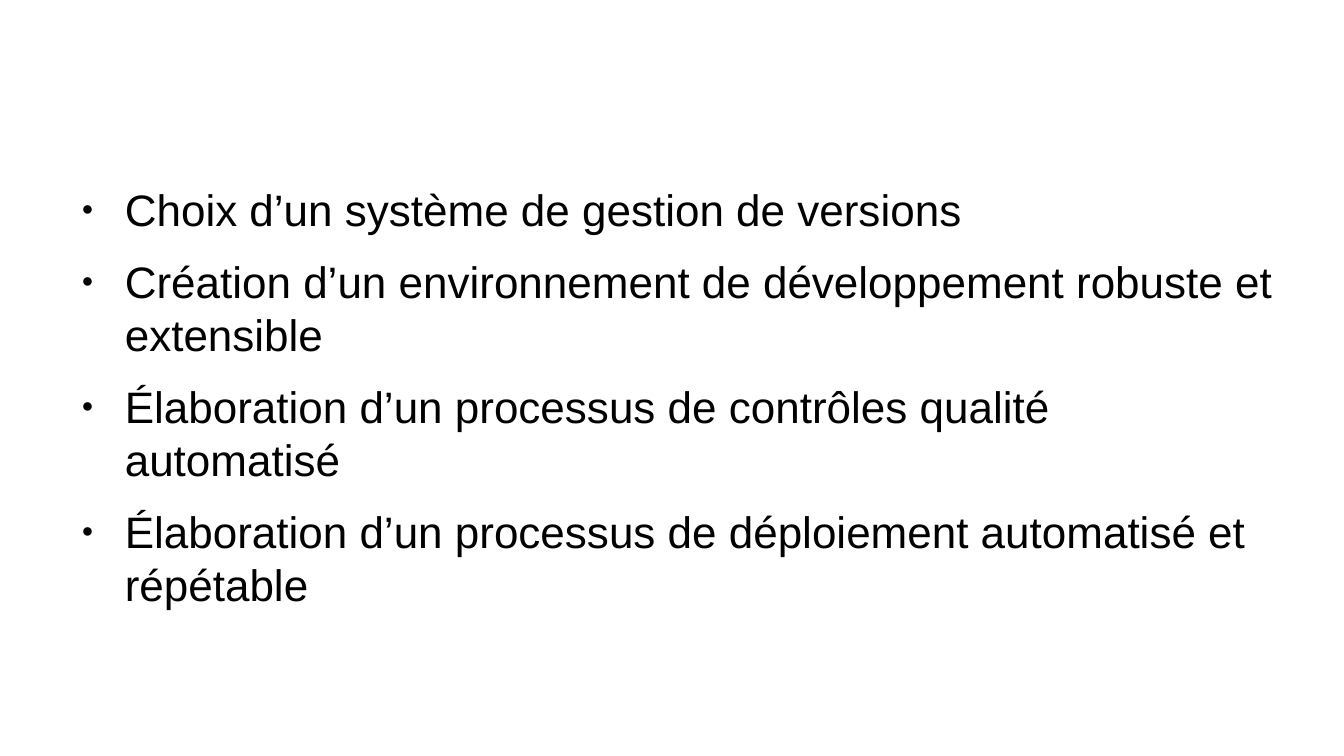
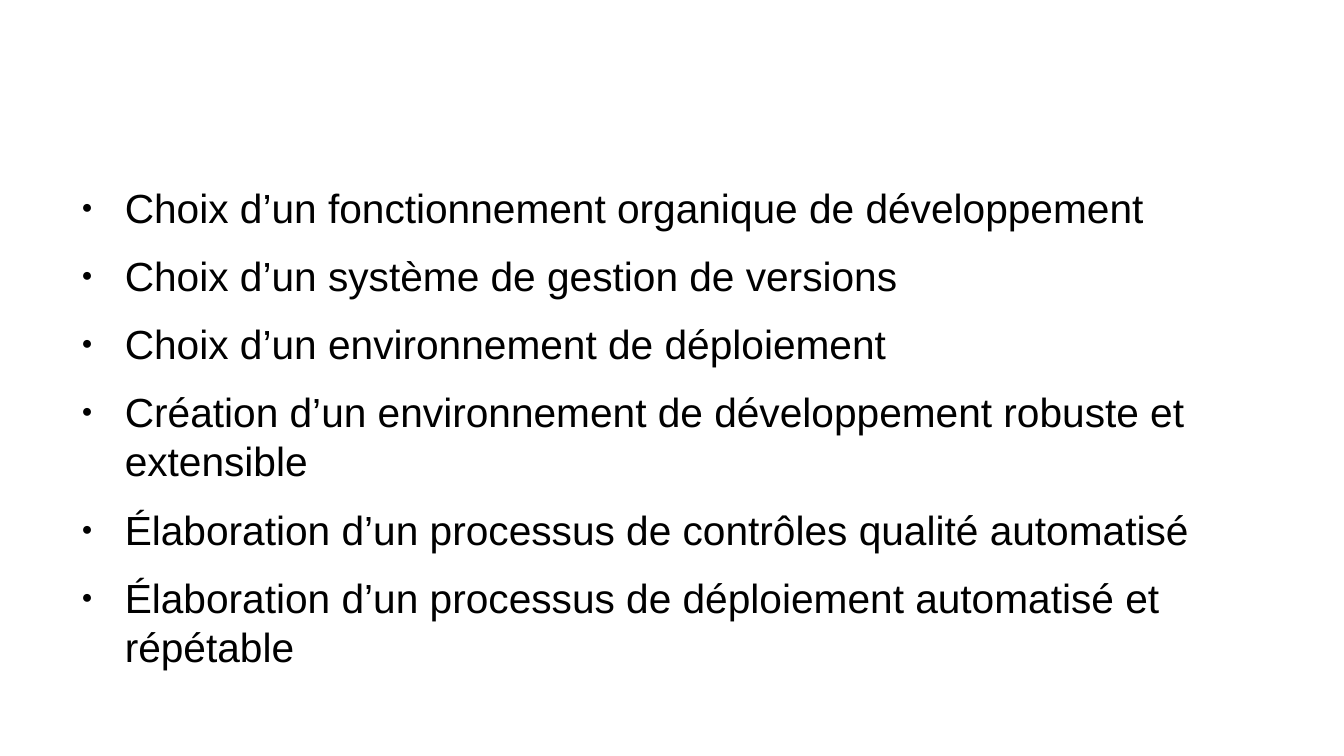
Before and after one commit to remipassmoilesel/ci-cd-plan, a slide deck: slide 4 of ci-cd-plan.odp (slide 3 before the commit). Drawn at 1344x756 pixels with LibreOffice and Linux fonts; fonts in the diff are those of the drawing; background and template pictures are left out. Boxes give left, top, right and bottom in pixels: in the first picture for what was removed or moved away, otherwise in the second. Text is boxed around its words. In the diff, an @@ line names an element or a change of style, - is before the commit and + after.

```diff
--- a/ci-cd-plan.odp
+++ b/ci-cd-plan.odp
@@ text at [125,193,1144,230]: paragraph added @@
+● Choix d’un fonctionnement organique de développement
@@ text at [125,261,1189,621]: size 26 to 24.1 pt in "Choix d’un système de gestion de versions", "Création d’un environnement de développement robuste et ...", "Élaboration d’un processus de contrôles qualité automatisé", "Élaboration d’un processus de déploiement automatisé et ..." @@
@@ text at [125,329,886,367]: paragraph added @@
+● Choix d’un environnement de déploiement
```
Also in this commit, not shown: 5 other slides changed, 9 slides added.
